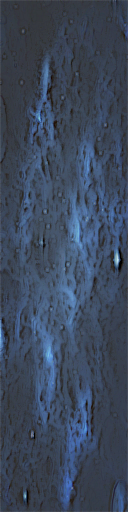
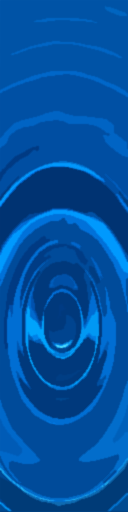
Before/after of a 128×512 layered artwork. What changed in the layer stack:
added layer "Layer 3 copy" above "Layer 3" over [0, 0, 128, 512]
added layer "Layer 3" above "Layer 1 copy" over [0, 0, 128, 512]
hid "Layer 1 copy" over [0, 0, 128, 512]
hid "Layer 1 copy 2" over [0, 0, 128, 512]
